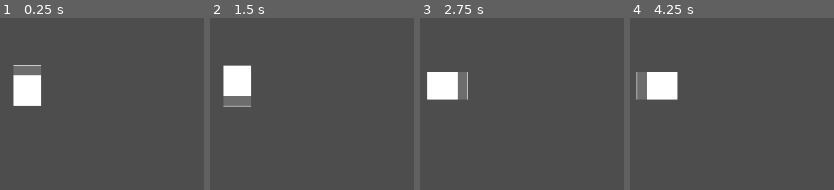
Above: before the commit, frames 1-4 (left to right).
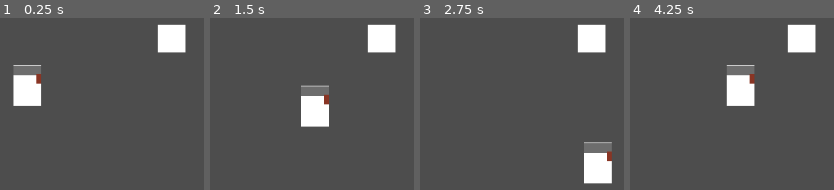
Above: after the commit, the same moments.

Repository: Cobeannn/video-game
Game: Godot game, scene res://scenes/main_game.tscn
Two runs of this game, one before a commit and one after it. Both use one fixed random seed, a clock stepped at 60 frames per second and the inputs below.
Inputs:
- Up to frame 1 (0.25 s): no input
- Up to frame 2 (1.5 s): tap Enter at 0.5 s; hold Right (ui_right) 0.53-1.28 s; hold Down (ui_down) from 1.28 s (still down)
- Up to frame 3 (2.75 s): release Down (ui_down) at 2.03 s; hold Right (ui_right) from 2.03 s (still down)
- Up to frame 4 (4.25 s): release Right (ui_right) at 2.78 s; hold Up (ui_up) 2.78-3.53 s; hold Left (ui_left) from 3.53 s (still down)

The runs differ from the first frame. In frame 1, 2.5% of the frame differs, in the area x 17-92%, y 3-39%; in frame 2, 9.1%, in the area x 6-92%, y 3-64%; in frame 3, 9.0%; in frame 4, 9.1%.

Commit message:
Movement added

Diff:
--- a/video-game/scenes/main_game.tscn
+++ b/video-game/scenes/main_game.tscn
@@ -1,14 +1,19 @@
 [gd_scene format=3 uid="uid://du0eu2qjupty6"]
 
-[ext_resource type="Script" uid="uid://d313l0lb8pbn1" path="res://scripts/player.gd" id="1_s3esy"]
+[ext_resource type="Script" uid="uid://bpw0u0s0vnbvw" path="res://scripts/player.gd" id="1_s3esy"]
+[ext_resource type="Script" uid="uid://dt4wmjeqnp7b1" path="res://scripts/stock_box.gd" id="2_72e8q"]
 
 [sub_resource type="RectangleShape2D" id="RectangleShape2D_q7yvd"]
 size = Vector2(40, 59)
+
+[sub_resource type="RectangleShape2D" id="RectangleShape2D_72e8q"]
+size = Vector2(40, 40)
 
 [node name="Node2D" type="Node2D" unique_id=397669883]
 
 [node name="CharacterBody2D" type="CharacterBody2D" parent="." unique_id=1876019374]
 position = Vector2(149, 128)
+scale = Vector2(-1, 1)
 script = ExtResource("1_s3esy")
 
 [node name="ColorRect" type="ColorRect" parent="CharacterBody2D" unique_id=1291774109]
@@ -16,6 +21,7 @@
 offset_top = -30.0
 offset_right = 20.0
 offset_bottom = 29.0
+metadata/_edit_use_anchors_ = true
 
 [node name="ColorRect2" type="ColorRect" parent="CharacterBody2D" unique_id=1488399180]
 offset_left = -20.0
@@ -23,6 +29,30 @@
 offset_right = 20.0
 offset_bottom = -15.0
 color = Color(0.427493, 0.42749307, 0.42749307, 1)
+metadata/_edit_use_anchors_ = true
+
+[node name="ColorRect3" type="ColorRect" parent="CharacterBody2D" unique_id=599314515]
+offset_left = -20.0
+offset_top = -17.0
+offset_right = -13.0
+offset_bottom = -3.0
+color = Color(0.53884655, 0.20902741, 0.1398598, 1)
+metadata/_edit_use_anchors_ = true
 
 [node name="CollisionShape2D" type="CollisionShape2D" parent="CharacterBody2D" unique_id=647942814]
 shape = SubResource("RectangleShape2D_q7yvd")
+disabled = true
+
+[node name="Area2D" type="Area2D" parent="." unique_id=935567722]
+position = Vector2(337, 40)
+script = ExtResource("2_72e8q")
+
+[node name="ColorRect" type="ColorRect" parent="Area2D" unique_id=683643372]
+offset_right = 40.0
+offset_bottom = 40.0
+
+[node name="CollisionShape2D" type="CollisionShape2D" parent="Area2D" unique_id=1329345888]
+position = Vector2(20, 20)
+shape = SubResource("RectangleShape2D_72e8q")
+
+[connection signal="body_entered" from="Area2D" to="CharacterBody2D" method="_on_player_entered"]
--- a/video-game/scripts/player.gd
+++ b/video-game/scripts/player.gd
@@ -1,19 +1,28 @@
 extends CharacterBody2D
 
-# Called when the node enters the scene tree for the first time.
-func _ready() -> void:
-	pass # Replace with function body.
+
+const SPEED = 150.0
 
 
-# Called every frame. 'delta' is the elapsed time since the previous frame.
-func _process(delta: float) -> void:
-	var tween = get_tree().create_tween()
-	Input.get_vector("ui_left","ui_right","ui_up","ui_down")
-	if Input.is_action_just_pressed("ui_up"):
-		tween.tween_property(self, "rotation", 0.0, 0.1)
-	elif Input.is_action_just_pressed("ui_down"):
-		tween.tween_property(self, "rotation", PI, 0.1)
-	elif Input.is_action_just_pressed("ui_right"):
-		tween.tween_property(self, "rotation", PI/2, 0.1)
-	elif Input.is_action_just_pressed("ui_left"):
-		tween.tween_property(self, "rotation", (PI/2)*3, 0.1)
+func _physics_process(delta: float) -> void:
+	var direction_x := Input.get_axis("ui_left", "ui_right")
+	if direction_x:
+		velocity.x = direction_x * SPEED
+	else:
+		velocity.x = move_toward(velocity.x, 0, SPEED)
+	var direction_y := Input.get_axis("ui_up", "ui_down")
+	if direction_y:
+		velocity.y = direction_y * SPEED
+	else:
+		velocity.y = move_toward(velocity.x, 0, SPEED)
+
+	move_and_slide()
+
+
+func _process(delta):
+	pass
+
+
+
+func _on_player_entered(body: Node2D) -> void:
+	pass # Replace with function body.
--- /dev/null
+++ b/video-game/scripts/stock_box.gd
@@ -0,0 +1,11 @@
+extends StaticBody2D
+
+
+# Called when the node enters the scene tree for the first time.
+func _ready() -> void:
+	pass # Replace with function body.
+
+
+# Called every frame. 'delta' is the elapsed time since the previous frame.
+func _process(delta: float) -> void:
+	pass
Not shown, changed: video-game/scripts/player.gd.uid
Not shown, added: video-game/scripts/stock_box.gd.uid
